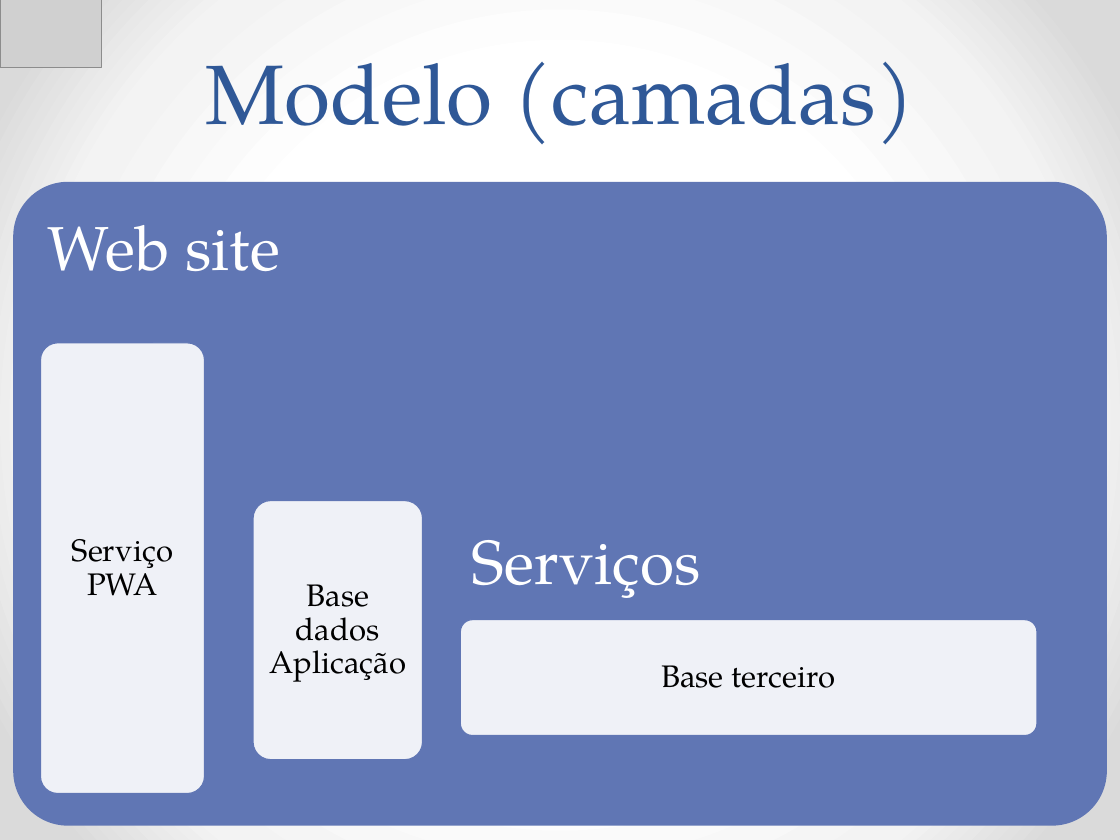
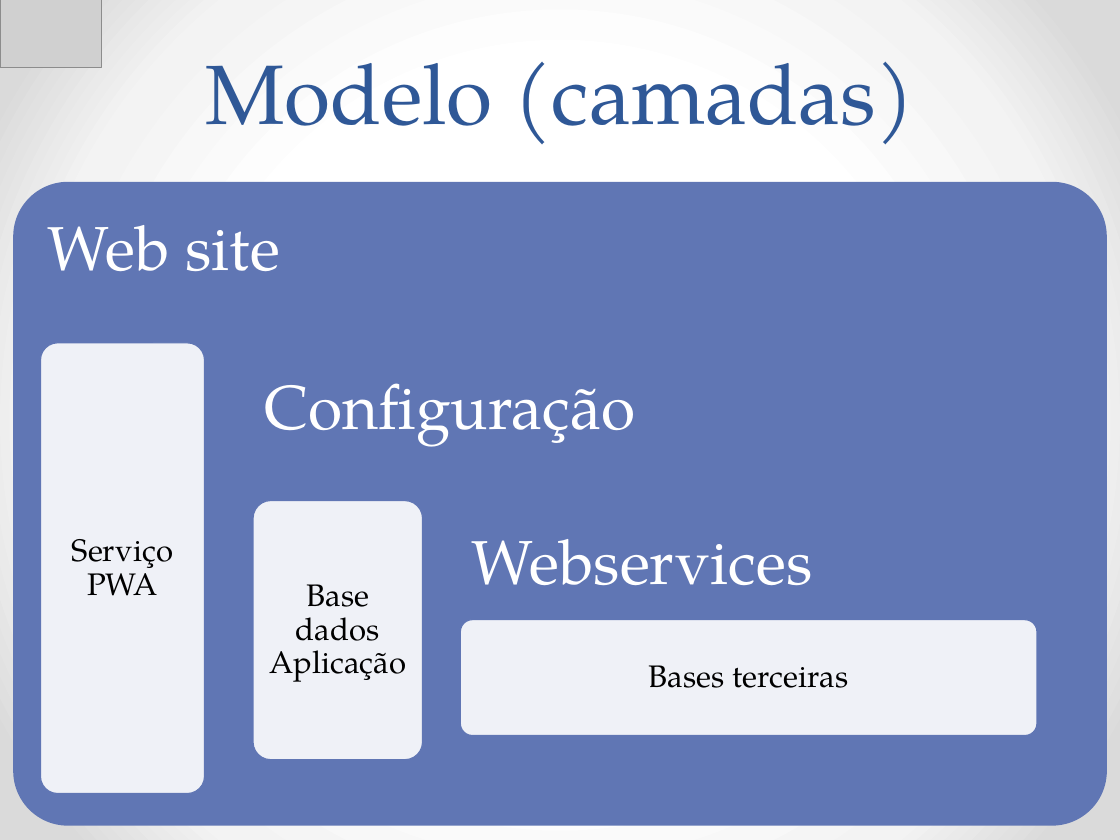
Before and after one commit to Neimarmg/TCC, a slide deck: slide 19 of Ppt.pptx. Drawn at 1120x840 pixels with LibreOffice and Linux fonts; fonts in the diff are those of the drawing; grey boxes stand for pictures. Boxes give left, top, right and bottom in pixels: in the first picture for what was removed or moved away, otherwise in the second. Text is boxed around its words. In the diff, an @@ line names an element or a change of style, - is before the commit and + after.

```diff
--- a/Ppt.pptx
+++ b/Ppt.pptx
@@ text added at [264, 383, 635, 447], 40 pt, text #FFFFFF @@
+Configuração
@@ text at [472, 539, 813, 585]: text changed @@
-Serviços
+Webservices
@@ text at [649, 665, 849, 688]: text changed @@
-Base terceiro
+Bases terceiras
```
Also in this commit, not shown: 2 other slides changed, 13 other files.
